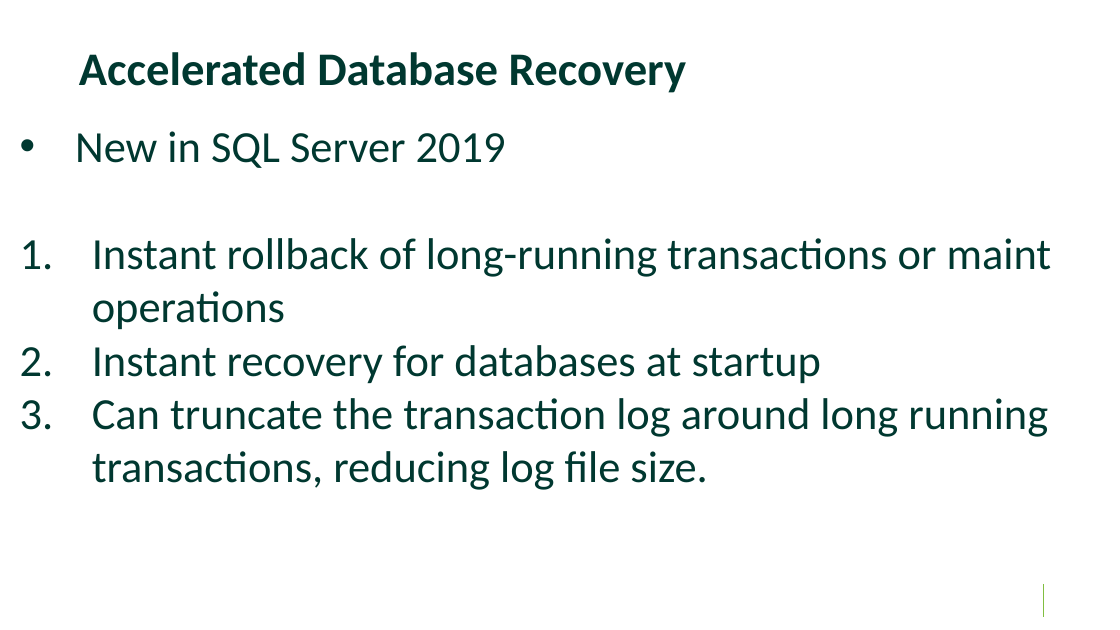
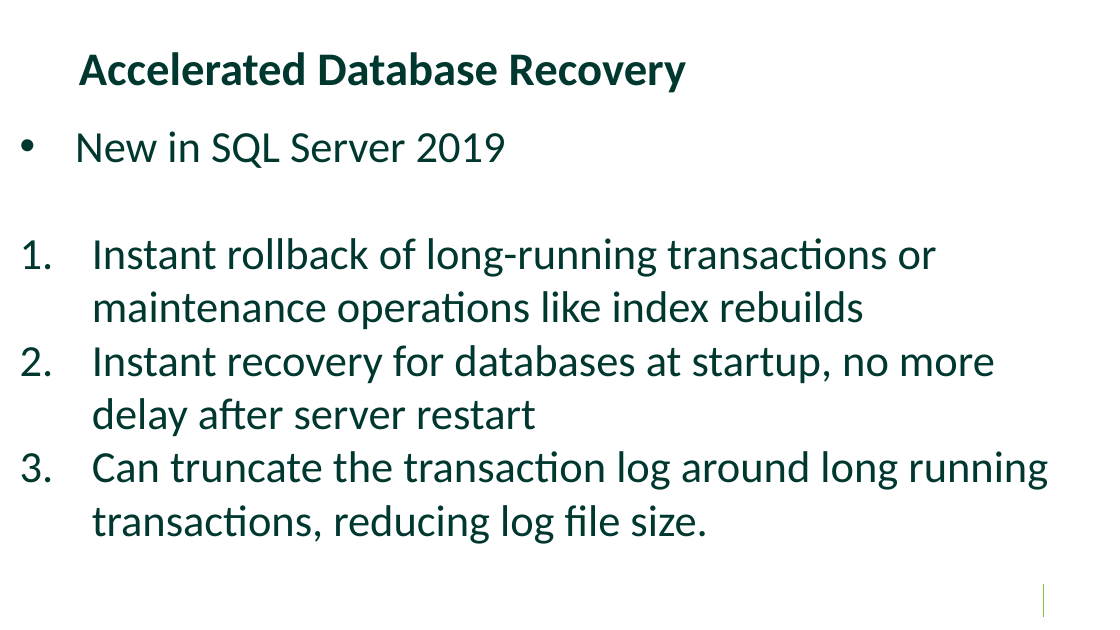
Before and after one commit to williamadba/Public-Presentations, a slide deck: slide 43 of SparkEd/The Business Case for SQL 2019.pptx. Drawn at 1120x630 pixels with LibreOffice and Linux fonts; fonts in the diff are those of the drawing; background and template pictures are left out. Boxes give left, top, right and bottom in pixels: in the first picture for what was removed or moved away, otherwise in the second. Text is boxed around its words. In the diff, an @@ line names an element or a change of style, - is before the commit and + after.

```diff
--- a/SparkEd/The Business Case for SQL 2019.pptx
+++ b/SparkEd/The Business Case for SQL 2019.pptx
@@ text at [92,238,995,437]: text changed @@
-1. Instant rollback of long-running transactions or maint operations
-2. Instant recovery for databases at startup
+1. Instant rollback of long-running transactions or maintenance operations like index rebuilds
+2. Instant recovery for databases at startup, no more delay after server restart
```
Also in this commit, not shown: 27 other slides changed, 1 slide removed.
